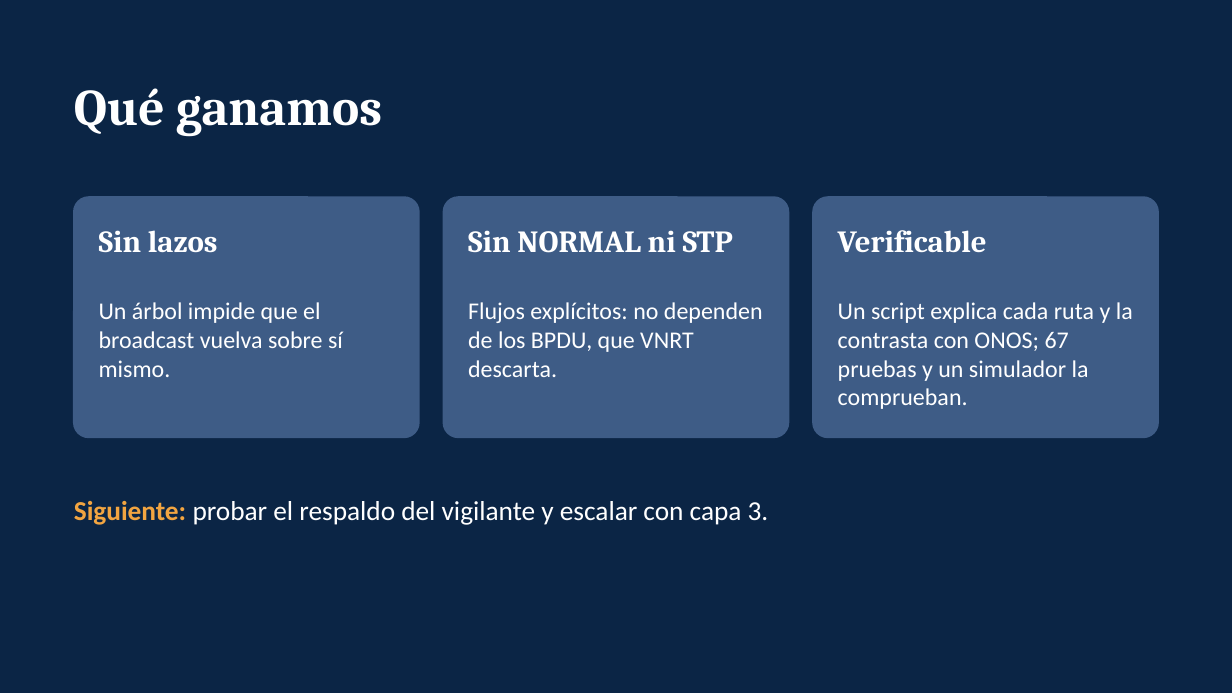
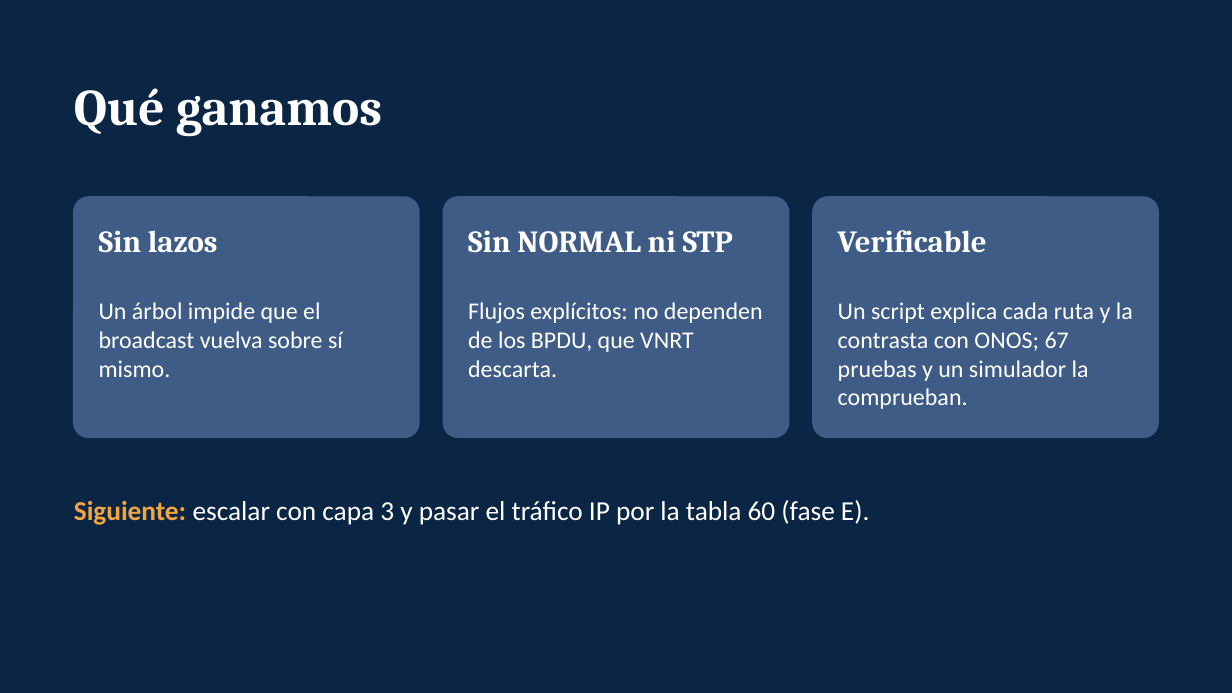
Before and after one commit to SergioAnderson123/proyecto-sdn, a slide deck: slide 15 of docs/Reenvio_proactivo_sin_STP.pptx. Drawn at 1232x693 pixels with LibreOffice and Linux fonts; fonts in the diff are those of the drawing. Boxes give left, top, right and bottom in pixels: in the first picture for what was removed or moved away, otherwise in the second. Text is boxed around its words. In the diff, an @@ line names an element or a change of style, - is before the commit and + after.

Commit message:
docs: resultado en vivo del respaldo del vigilante (asume a los 42 s, aplica en 15 s, cede a los 5 s)

```diff
--- a/docs/Reenvio_proactivo_sin_STP.pptx
+++ b/docs/Reenvio_proactivo_sin_STP.pptx
@@ text at (74,500,870,525): text changed @@
-Siguiente: probar el respaldo del vigilante y escalar con capa 3.
+Siguiente: escalar con capa 3 y pasar el tráfico IP por la tabla 60 (fase E).
```
Also in this commit, not shown: 2 other slides changed, 1 other file.
